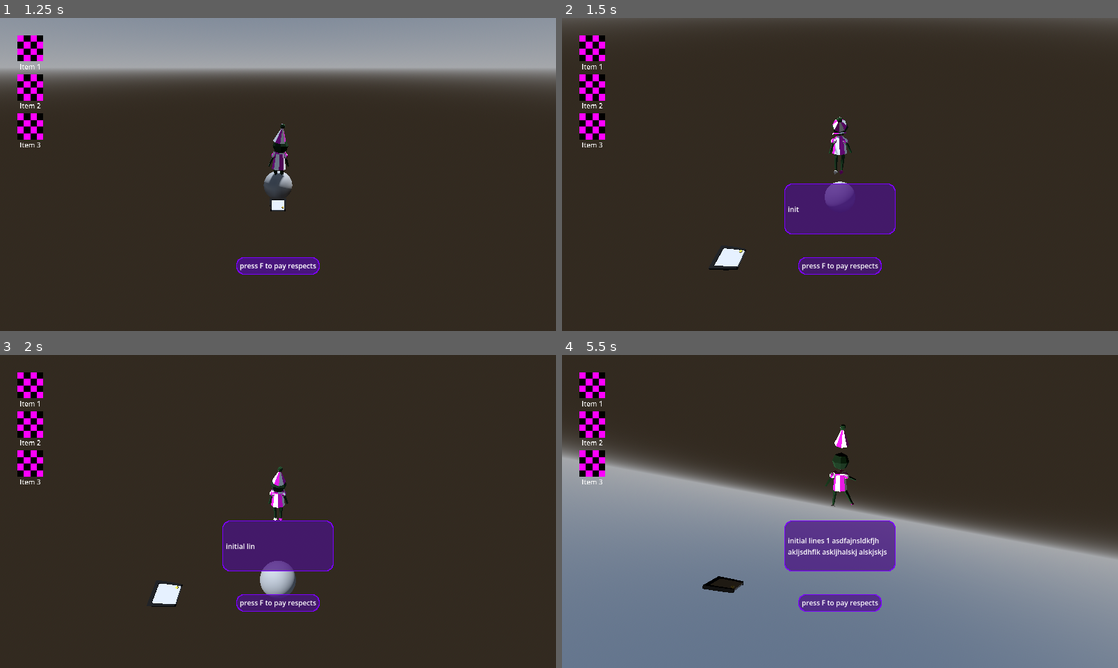
Above: before the commit, frames 1-4 (two rows, left to right).
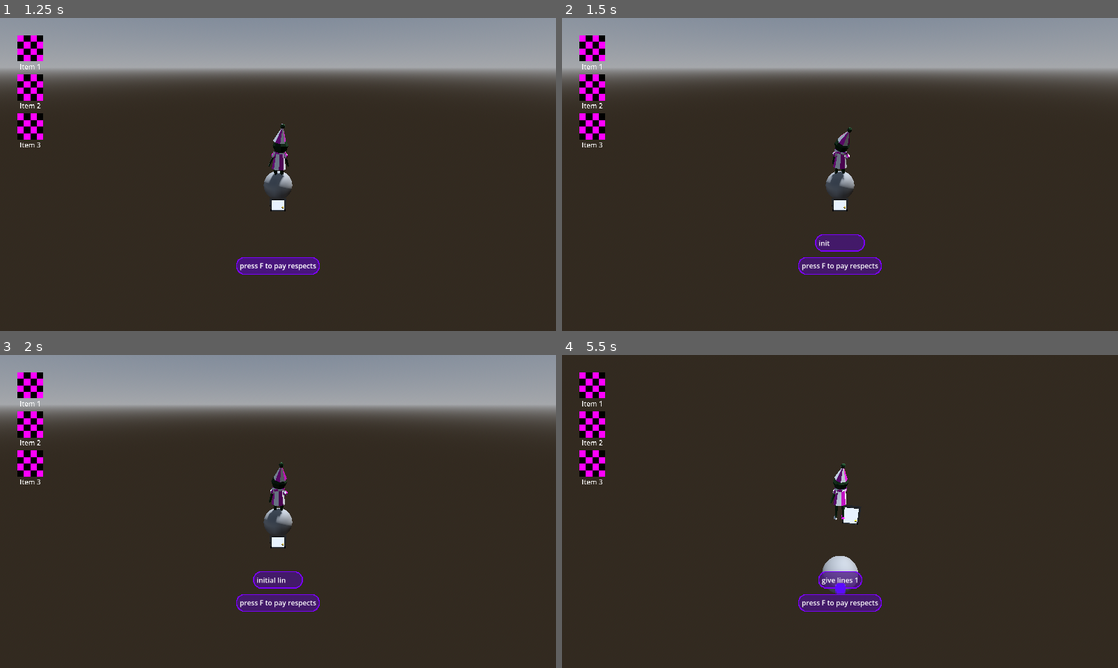
Above: after the commit, the same moments.

Repository: boner-cmd/effective-octo-pancake
Game: Godot game, scene res://Scenes/TitleScreen.tscn
Same seed, same stepped clock (60 frames per second), same inputs: the game is played once before the commit and once after it. The engine's default icon, where the game draws it, is replaced by a stand-in: a white triangle on a blue panel in a dark square. Sound files missing from this copy of the repository are replaced by a short silence.
Inputs (mouse positions are in pixels of both pictures, inside the frame that each line leads up to):
- Up to frame 1 (1.25 s): click (61, 149) at 0.5 s
- Up to frame 2 (1.5 s): tap F (interact) at 1.25 s; move the mouse to (867, 174) at 1.27 s; hold W (up) from 1.28 s (still down); hold Space (advance_dialogue) from 1.28 s (still down)
- Up to frame 3 (2 s): keep holding W (up); keep holding Space (advance_dialogue); tap Enter (ui_accept) at 1.52 s
- Up to frame 4 (5.5 s): keep holding W (up); tap F (interact) at 2, 2.1, 2.75, 3.5, 4.25 s; move the mouse to (812, 511) at 2.02 s; release Space (advance_dialogue) at 2.03 s; tap Enter (ui_accept) at 2.27, 3.77, 4.52, 5.27 s; move the mouse to (851, 505) at 2.77 s; press the mouse at (851, 505) at 2.78 s; move the mouse to (834, 517) at 3.52 s; release the mouse at (834, 517) at 3.53 s; tap Space (advance_dialogue) at 3.6 s; move the mouse to (878, 514) at 4.27 s; hold F (interact) 4.28-5.03 s; move the mouse to (795, 508) at 5.02 s; click (795, 508) at 5.1 s

Frame 1 is identical in both runs. In frame 2, 25% of the frame differs, in the area x 0-100%, y 0-81%; in frame 3, 25%; in frame 4, 55%, in the area x 0-100%, y 22-100%.

Commit message:
reduce placeholder dialogue, fix frozen bug, fix reset anim for victory splode

Diff:
--- a/Character Scenes/PlayerAnimHandler.gd
+++ b/Character Scenes/PlayerAnimHandler.gd
@@ -72,6 +72,7 @@
 			anim_tree.set("parameters/Give/blend_amount", 0.0)
 
 		AnimStates.VICTORY:
+			anim_tree.set("parameters/Reset_Victory/seek_request", 0.0)
 			anim_tree.set("parameters/Walk/blend_amount", 0.0)
 			anim_tree.set("parameters/Exit/blend_amount", 0.0)
 			anim_tree.set("parameters/Victory/blend_amount", 1.0)
--- a/Character Scenes/PlayerController.gd
+++ b/Character Scenes/PlayerController.gd
@@ -20,24 +20,6 @@
 @onready var current_anim = clown.AnimStates.IDLE
 
 var Idle_Check : bool = false
-func handle_frozen():
-	match current_anim:
-		clown.AnimStates.IDLE:
-			movement_frozen = false
-		clown.AnimStates.WALK:
-			movement_frozen = false
-		clown.AnimStates.JUMP:
-			movement_frozen = false
-		clown.AnimStates.TALK:
-			movement_frozen = true
-		clown.AnimStates.GET:
-			movement_frozen = true
-		clown.AnimStates.GIVE:
-			movement_frozen = true
-		clown.AnimStates.VICTORY:
-			movement_frozen = false
-		clown.AnimStates.EXIT:
-			movement_frozen = true
 
 var move_direction : Vector3
 
@@ -94,6 +76,9 @@
 				clown._set_player_anim(clown.AnimStates.GET)
 			DialogueManager.CONV_STATE.COMPLETE:
 				clown._set_player_anim(clown.AnimStates.IDLE)
+		movement_frozen = true
+	else:
+		movement_frozen = false
 
 	if !movement_frozen:
 		_camera_pivot.rotation.x -= _camera_input_direction.y * delta
--- a/Character Scenes/player_character.tscn
+++ b/Character Scenes/player_character.tscn
@@ -25,19 +25,6 @@
 
 [node name="ClownRigFBX" parent="." unique_id=77601808 instance=ExtResource("2_4chgf")]
 
-[node name="Skeleton3D" parent="ClownRigFBX/Rig" parent_id_path=PackedInt32Array(77601808, 1346645065) index="0" unique_id=1334537233]
-bones/2/position = Vector3(0.0007913627, 0.004041649, 0.000114312104)
-bones/2/rotation = Quaternion(6.927638e-24, -8.271806e-25, 0.036849633, 0.9993208)
-bones/3/rotation = Quaternion(-0.01986351, 0.0006861176, 0.097609155, 0.99502635)
-bones/4/rotation = Quaternion(-0.97648805, -0.045152772, 0.028739363, 0.2088218)
-bones/6/rotation = Quaternion(-0.11916359, 0.22488807, 0.9625522, 0.0933749)
-bones/8/rotation = Quaternion(0.99554116, -0.089166656, -0.026239624, -0.016081396)
-bones/9/rotation = Quaternion(0.01956313, 0.009704868, 0.35429287, 0.9348795)
-bones/10/rotation = Quaternion(0.9976875, -0.060601465, 0.026689745, 0.015322862)
-bones/11/rotation = Quaternion(-0.020177452, -0.010009327, 0.36541337, 0.9305728)
-bones/12/rotation = Quaternion(-0.055636857, 0.0017351598, 0.25005504, 0.9666302)
-bones/13/rotation = Quaternion(0.008721189, 0.039309416, 0.032812588, 0.99865013)
-
 [node name="RayCast3D" type="RayCast3D" parent="." unique_id=425421893]
 collision_mask = 2
 
--- a/Scenes/DialogueManager/NPC_TemplateScript.gd
+++ b/Scenes/DialogueManager/NPC_TemplateScript.gd
@@ -1,29 +1,20 @@
 extends MeshInstance3D
 
 @export var current_state : DialogueManager.CONV_STATE = DialogueManager.CONV_STATE.PLAYER_LISTEN
-
 @export var NPC_Normal_Template_Check : bool = true
-
-
 
 
 #Dialogue goes here, 100 char per string limit, strongly suggest breaking it up if it can be
 @export var initial_lines: Array[String] = [
-	"initial lines 1 asdfajnsldkfjh akljsdhflk askljhalskj alskjskjsdkdk weoioieoak oidoie aoiufoiuwe.",
-	"initial lines 2 asdfaoihje ioauefhiauh aiopuesfpiauh opuiashgpoiauhg owieqoiuwe oiausfpoaiufeo,",
-	"initial lines 3asfew  awefasdf ewfwerwoikjloai oauifpioau owi uiayfiouweayhoiuahsdf",
+	"initial lines 1",
 	]
 
 @export var give_lines: Array[String] = [
 	"give lines 1",
-	"give lines 2",
-	"give lines 3",
 	]
 
 @export var receive_lines: Array[String] = [
 	"receive lines 1",
-	"receive lines 2",
-	"receive lines 3",
 	]
 
 @export var post_lines: Array[String] = [
